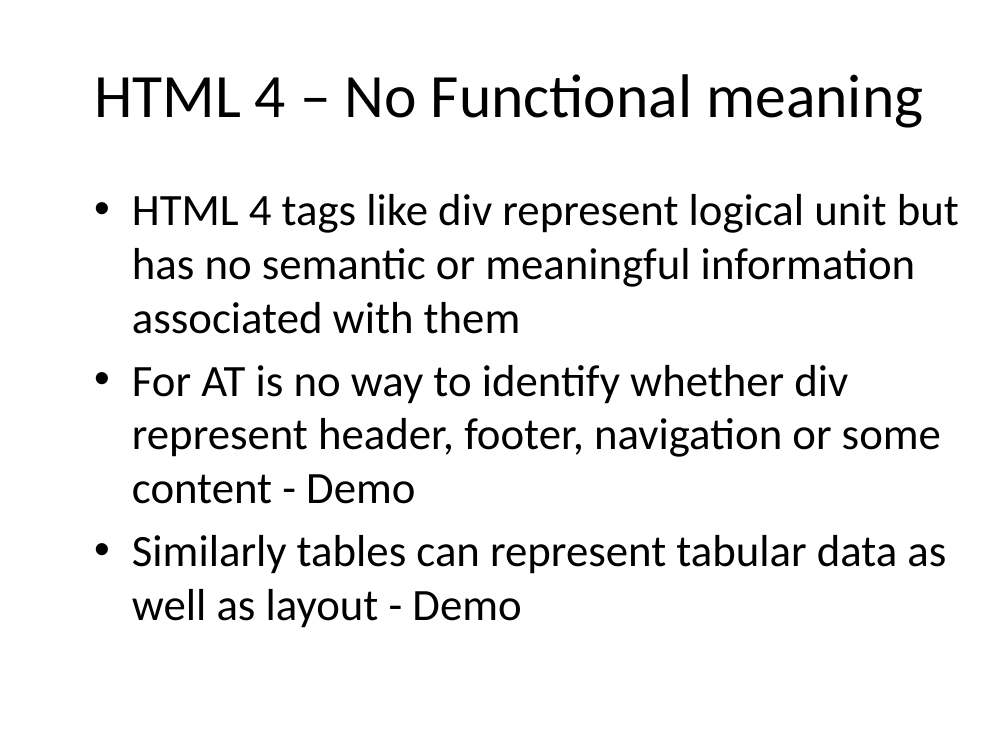
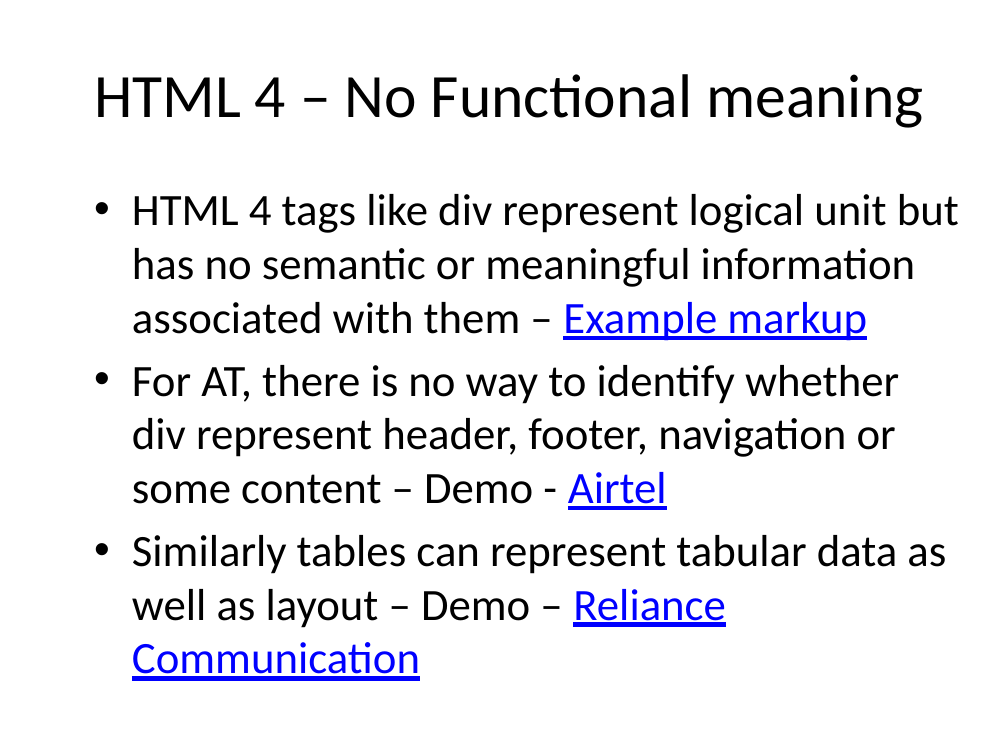
Before and after one commit to punchouty/accessibility, a slide deck: slide 5 of ppt/aria.pptx (slide 4 before the commit). Drawn at 1008x756 pixels with LibreOffice and Linux fonts; fonts in the diff are those of the drawing; background and template pictures are left out. Boxes give left, top, right and bottom in pixels: in the first picture for what was removed or moved away, otherwise in the second. Text is boxed around its words. In the diff, an @@ line names an element or a change of style, - is before the commit and + after.

```diff
--- a/ppt/aria.pptx
+++ b/ppt/aria.pptx
@@ text at (132,194,959,628): text changed @@
-• HTML 4 tags like div represent logical unit but has no semantic or meaningful information associated with them
-• For AT is no way to identify whether div represent header, footer, navigation or some content - Demo
-• Similarly tables can represent tabular data as well as layout - Demo
+• HTML 4 tags like div represent logical unit but has no semantic or meaningful information associated with them – Example markup
+• For AT, there is no way to identify whether div represent header, footer, navigation or some content – Demo - Airtel
+• Similarly tables can represent tabular data as well as layout – Demo – Reliance Communication
```
Also in this commit, not shown: 13 other slides changed, 9 slides added, 2 slides removed, 10 other files.
